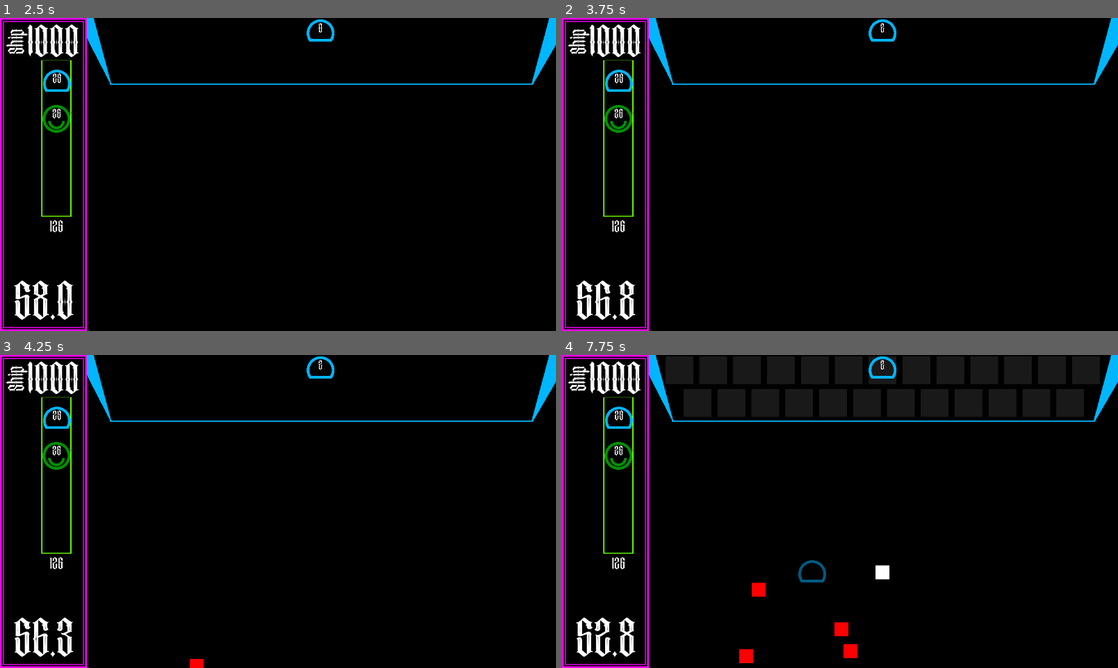
Above: before the commit, frames 1-4 (two rows, left to right).
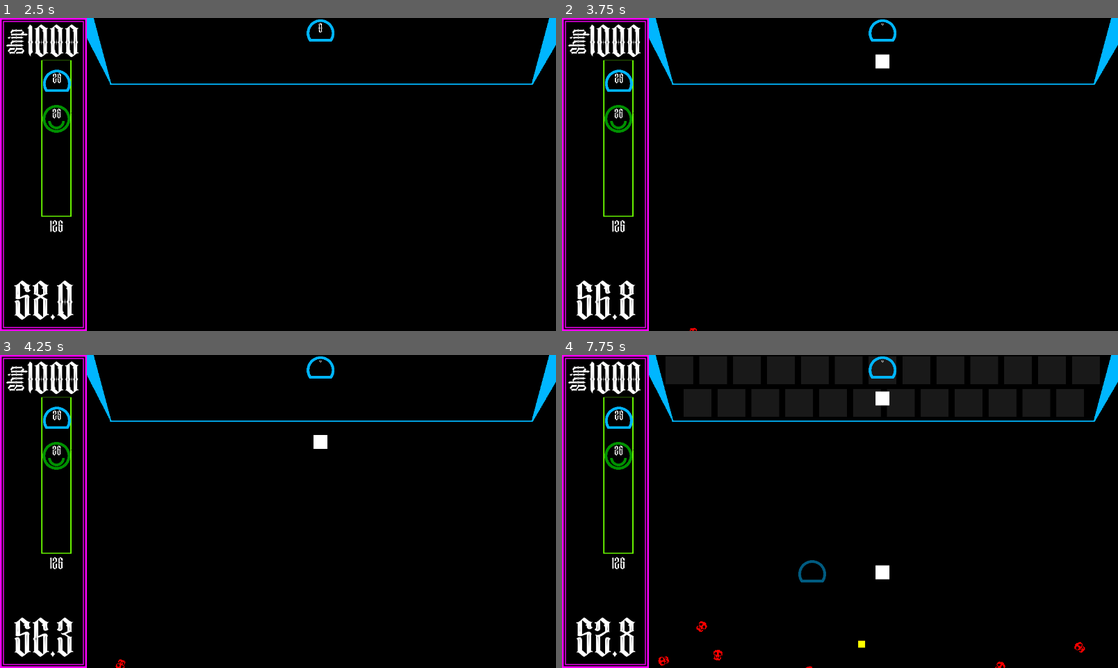
Above: after the commit, the same moments.

Repository: jwant/nefe
Game: Godot game, scene res://entities/utilities/no_escape_from_earth.tscn
Same seed, same stepped clock (60 frames per second), same inputs: the game is played once before the commit and once after it.
Inputs (mouse positions are in pixels of both pictures, inside the frame that each line leads up to):
- Up to frame 1 (2.5 s): tap Space (pause) at 0.5 s; move the mouse to (400, 158) at 0.52 s; click (400, 158) at 0.6 s; drag from (55, 83) to (322, 43) at 1.27 s; move the mouse to (55, 118) at 2.02 s; click (55, 118) at 2.1 s
- Up to frame 2 (3.75 s): drag from (678, 33) to (617, 118) at 2.77 s; drag from (712, 33) to (884, 43) at 3.52 s
- Up to frame 3 (4.25 s): no input
- Up to frame 4 (7.75 s): drag from (745, 370) to (884, 380) at 4.27 s; move the mouse to (778, 370) at 5.02 s; click (778, 370) at 5.1 s; drag from (812, 370) to (617, 420) at 5.77 s; drag from (851, 370) to (617, 420) at 6.52 s; drag from (884, 370) to (812, 574) at 7.27 s

Frame 1 is identical in both runs. In frame 2, 0.1% of the frame differs, in the area x 23-59%, y 1-100%; in frame 3, 0.2%; in frame 4, 0.8%, in the area x 17-95%, y 1-100%.

Commit message:
feat: skulls

Diff:
--- a/entities/battlefield/battlefield.gd
+++ b/entities/battlefield/battlefield.gd
@@ -54,9 +54,9 @@
 	int(spawn_area_shape.position.y + spawn_area_shape.shape.extents.y)
 ]
 
-const ENEMEY = preload("res://entities/enemy/enemy.tscn")
+const SKULL = preload("res://entities/enemy/skull/skull.tscn")
 const SPAWN_TRIGGER = 10
-@export var spawn_rate: int = 100
+@export var spawn_rate: int = 10
 var spawn_tracker: float
 
 func _setup_spawn_area():
@@ -68,7 +68,7 @@
 	spawn_tracker += spawn_rate * delta
 	if spawn_tracker > SPAWN_TRIGGER:
 		spawn_tracker = 0
-		var enemy = ENEMEY.instantiate()
+		var enemy = SKULL.instantiate()
 		enemy.scale = Vector2(.5,.5)
 		enemy.position = Vector2(randi_range(x_range[0], x_range[1]), randi_range(y_range[0], y_range[1]))
 		get_parent().add_child(enemy)
--- a/entities/battlefield/battlefield.tscn
+++ b/entities/battlefield/battlefield.tscn
@@ -1,17 +1,18 @@
-[gd_scene load_steps=7 format=3 uid="uid://2k0vx4uihyxw"]
+[gd_scene load_steps=8 format=3 uid="uid://2k0vx4uihyxw"]
 
 [ext_resource type="PackedScene" uid="uid://2tigku23stpw" path="res://entities/background/background.tscn" id="1_dji8l"]
 [ext_resource type="Script" uid="uid://cnt03pvax1hp" path="res://entities/battlefield/battlefield.gd" id="1_yrw75"]
 [ext_resource type="PackedScene" uid="uid://bceyhx4qm6sau" path="res://entities/ui/count_down/count_down.tscn" id="3_gt0yh"]
 [ext_resource type="PackedScene" uid="uid://dflwfnr23bp58" path="res://entities/ship/ship.tscn" id="5_030w6"]
 [ext_resource type="PackedScene" uid="uid://cvk3p8uu4rpd7" path="res://entities/utilities/pausing/pausing.tscn" id="6_030w6"]
+[ext_resource type="PackedScene" uid="uid://d1rvf7h8wbofj" path="res://entities/enemy/screen_boundary/screen_boundary.tscn" id="6_tou7r"]
 
 [sub_resource type="RectangleShape2D" id="RectangleShape2D_gt0yh"]
 size = Vector2(1000, 200)
 
 [node name="Battlefield" type="Node2D"]
 script = ExtResource("1_yrw75")
-spawn_rate = 10
+spawn_rate = 100
 
 [node name="Background" parent="." instance=ExtResource("1_dji8l")]
 
@@ -35,3 +36,9 @@
 position = Vector2(640, 54)
 
 [node name="Pausing" parent="." instance=ExtResource("6_030w6")]
+
+[node name="ScreenBoundary" parent="." instance=ExtResource("6_tou7r")]
+position = Vector2(190, 500)
+
+[node name="ScreenBoundary2" parent="." instance=ExtResource("6_tou7r")]
+position = Vector2(1290, 500)
--- a/entities/enemy/blink.gdshader
+++ b/entities/enemy/blink.gdshader
@@ -3,7 +3,8 @@
 uniform float blink_intensity = 0;
 
 void fragment() {
+	vec4 modulate = COLOR;
 	vec4 color = texture(TEXTURE, UV);
 	color = mix(color, blink_color, blink_intensity*color.a);
-	COLOR = color;
+	COLOR = color * modulate;
 }
--- a/entities/enemy/enemy.gd
+++ b/entities/enemy/enemy.gd
@@ -38,10 +38,10 @@
 		knockback = false
 
 #s DAMAGE ##
-func hit(damage: int):
+func hit(hit_damage: int):
 	var tween = get_tree().create_tween()
 	tween.tween_method(SetShader_BlinkIntensity, .9, 0.0, 0.5)
-	health -= damage
+	health -= hit_damage
 	if health <= 0:
 		call_deferred("_die")
 
--- a/entities/enemy/enemy.tscn
+++ b/entities/enemy/enemy.tscn
@@ -15,7 +15,7 @@
 
 [node name="Enemy" type="Area2D"]
 collision_layer = 16
-collision_mask = 0
+collision_mask = 32
 script = ExtResource("1_im2q6")
 
 [node name="Sprite2D" type="Sprite2D" parent="."]
@@ -27,3 +27,5 @@
 [node name="CollisionShape2D" type="CollisionShape2D" parent="."]
 visible = false
 shape = SubResource("RectangleShape2D_im2q6")
+
+[connection signal="area_entered" from="." to="." method="_on_area_entered"]
--- /dev/null
+++ b/entities/enemy/screen_boundary/screen_boundary.gd
@@ -0,0 +1,2 @@
+extends Area2D
+class_name EnemyBoundary
--- /dev/null
+++ b/entities/enemy/screen_boundary/screen_boundary.tscn
@@ -0,0 +1,15 @@
+[gd_scene load_steps=3 format=3 uid="uid://d1rvf7h8wbofj"]
+
+[ext_resource type="Script" uid="uid://bjbcwlxfp5cus" path="res://entities/enemy/screen_boundary/screen_boundary.gd" id="1_dvgrt"]
+
+[sub_resource type="RectangleShape2D" id="RectangleShape2D_qmulr"]
+size = Vector2(20, 1000)
+
+[node name="ScreenBoundary" type="Area2D"]
+collision_layer = 32
+collision_mask = 0
+monitoring = false
+script = ExtResource("1_dvgrt")
+
+[node name="CollisionShape2D" type="CollisionShape2D" parent="."]
+shape = SubResource("RectangleShape2D_qmulr")
--- /dev/null
+++ b/entities/enemy/skull/skull.gd
@@ -0,0 +1,17 @@
+extends Enemy
+const ROTATION_SPEED = 1
+const horitzontal_speed = 50
+
+var direction: int
+
+func _ready():
+	direction = [-1,1][randi() % 2]
+
+func _process(delta):
+	rotation += ROTATION_SPEED * delta
+	position.x += horitzontal_speed * direction * delta
+	super._process(delta)
+
+func _on_area_entered(area:Area2D):
+	if area is EnemyBoundary:
+		direction *= -1
--- /dev/null
+++ b/entities/enemy/skull/skull.tscn
@@ -0,0 +1,37 @@
+[gd_scene load_steps=6 format=3 uid="uid://dt8d6garqrpc"]
+
+[ext_resource type="Script" uid="uid://wj7iu87qi7pq" path="res://entities/enemy/skull/skull.gd" id="1_g15km"]
+[ext_resource type="Shader" uid="uid://c5mt3qusdmula" path="res://entities/enemy/blink.gdshader" id="1_j588i"]
+[ext_resource type="Texture2D" uid="uid://bqiw73ek3a03n" path="res://assets/art/monochrome-transparent_packed.png" id="3_j588i"]
+
+[sub_resource type="ShaderMaterial" id="ShaderMaterial_j588i"]
+resource_local_to_scene = true
+shader = ExtResource("1_j588i")
+shader_parameter/blink_color = Color(1, 1, 1, 1)
+shader_parameter/blink_intensity = 0.0
+
+[sub_resource type="RectangleShape2D" id="RectangleShape2D_j588i"]
+size = Vector2(40, 48)
+
+[node name="Skull" type="Area2D"]
+collision_layer = 16
+collision_mask = 32
+script = ExtResource("1_g15km")
+speed = 25
+health = 25
+metadata/_custom_type_script = "uid://ba2fxrvxbuj6a"
+
+[node name="Sprite2D" type="Sprite2D" parent="."]
+texture_filter = 1
+material = SubResource("ShaderMaterial_j588i")
+scale = Vector2(4, 4)
+texture = ExtResource("3_j588i")
+region_enabled = true
+region_rect = Rect2(608, 176.271, 16, 16)
+
+[node name="CollisionShape2D" type="CollisionShape2D" parent="."]
+visible = false
+position = Vector2(0, -1)
+shape = SubResource("RectangleShape2D_j588i")
+
+[connection signal="area_entered" from="." to="." method="_on_area_entered"]
--- a/entities/ui/build_bar/build_bar.tscn
+++ b/entities/ui/build_bar/build_bar.tscn
@@ -34,9 +34,10 @@
 
 [node name="BulletTower" parent="." instance=ExtResource("4_tk8a3")]
 position = Vector2(131, 151)
-starting_cooldown = 3
+starting_cooldown = 1
 constructor = true
 
 [node name="EnergyCollector" parent="." instance=ExtResource("5_wdiyj")]
 position = Vector2(130, 232)
+starting_cooldown = 1
 constructor = true
--- a/entities/ui/ship_status/ship_status.gd
+++ b/entities/ui/ship_status/ship_status.gd
@@ -4,12 +4,13 @@
 
 func _ready():
 	health_label.text = str(health_label.text.to_int())
-	print(GameManager.ship_health)
 
 
 func _process(_delta):
 	if health_label.text.to_int() > GameManager.ship_health:
 		health_label.text = str(health_label.text.to_int()-1)
 		modulate = Color(255,0,0)
-	if GameManager.ship_health == health_label.text.to_int():
+	elif GameManager.ship_health == health_label.text.to_int():
 		modulate = Color(255,255,255)
+	elif GameManager.ship_health < health_label.text.to_int():
+		modulate = Color(255,0,0)
--- a/project.godot
+++ b/project.godot
@@ -50,7 +50,7 @@
 2d_physics/layer_3="resource"
 2d_physics/layer_4="collector_tower"
 2d_physics/layer_5="enemy"
-2d_physics/layer_6="draggable"
+2d_physics/layer_6="boundary"
 
 [rendering]
 
Binary file added: assets/art/monochrome-transparent_packed.png
Not shown, added: assets/art/monochrome-transparent_packed.png.import
Not shown, added: assets/art/monochrome.png.import
Not shown, added: entities/enemy/screen_boundary/screen_boundary.gd.uid
Not shown, added: entities/enemy/skull/skull.gd.uid
Not shown, added: .DS_Store
Not shown, added: assets/.DS_Store
Not shown, added: assets/art/.DS_Store
Not shown, added: assets/art/monochrome-transparent_packed.png~
